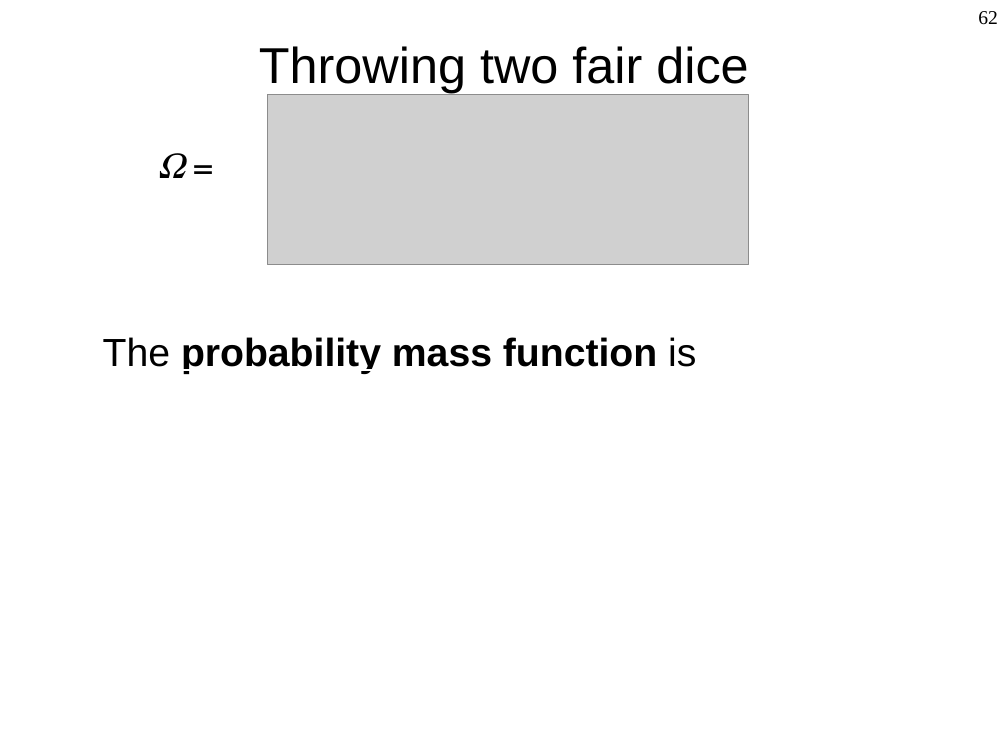
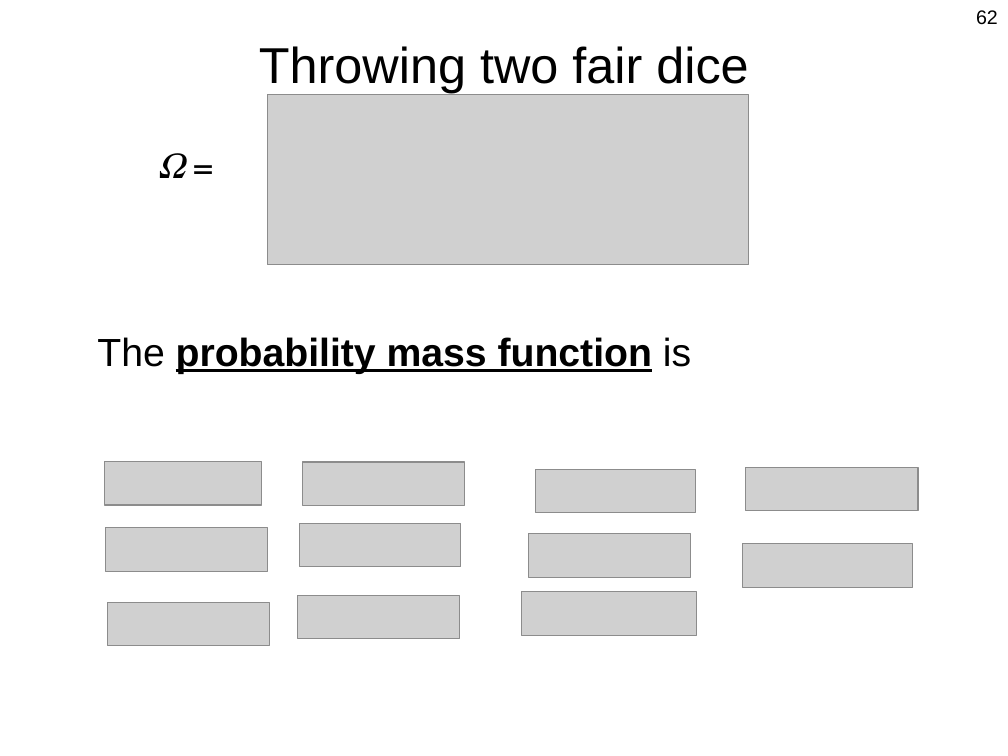
Before and after one commit to Berkeley-ME233/Berkeley-ME233.github.io, a slide deck: slide 62 of static/ME233_Sp16_L2_Probability_Intro.pptx. Drawn at 1008x756 pixels with LibreOffice and Linux fonts; fonts in the diff are those of the drawing; grey boxes stand for pictures. Boxes give left, top, right and bottom in pixels: in the first picture for what was removed or moved away, otherwise in the second. Text is boxed around its words. In the diff, an @@ line names an element or a change of style, - is before the commit and + after.

```diff
--- a/static/ME233_Sp16_L2_Probability_Intro.pptx
+++ b/static/ME233_Sp16_L2_Probability_Intro.pptx
@@ page number at box(976, 10, 998, 25): font Times New Roman to Arial @@
@@ text "X The probability mass function ..." at box(97, 337, 691, 374): bullet 🕐 to •; more space between paragraphs @@
@@ picture added at box(105, 462, 262, 505) @@
@@ picture added at box(302, 462, 465, 505) @@
@@ picture added at box(535, 470, 696, 513) @@
@@ picture added at box(746, 468, 918, 511) @@
@@ picture added at box(105, 528, 267, 572) @@
@@ picture added at box(299, 523, 462, 566) @@
@@ picture added at box(528, 534, 690, 578) @@
@@ picture added at box(743, 543, 912, 587) @@
@@ picture added at box(297, 596, 460, 639) @@
@@ picture added at box(522, 592, 698, 635) @@
@@ picture added at box(107, 602, 269, 645) @@
```
Also in this commit, not shown: 62 other slides changed, 2 other files.
